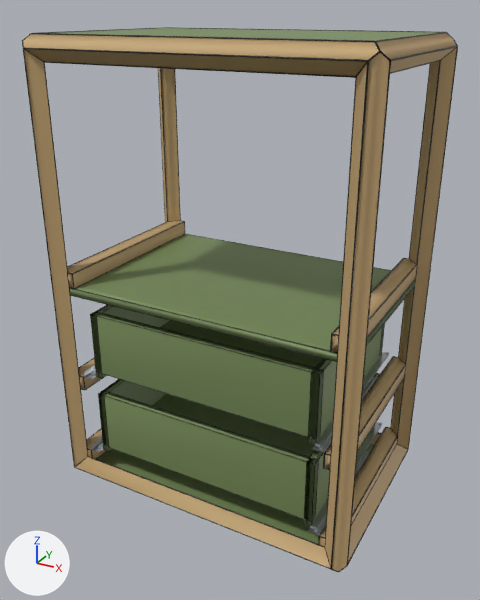
An edit to the glTF model public/catalogue/glb/005-commode.glb, drawn before and after from the same camera.
Camera for both pictures: a 50 mm camera at (0.87, -0.848, 0.899) aimed at (0.304, 0.182, 0.384). Lighting does not change. The marker at lower left points along +X, +Y and +Z. The older version comes first. Where no turn or scale is listed for an object, it has been applied to the vertices. Vertices at exactly the same position are counted once.

The scene before the commit, as lines of its bpy script (objects in view):
```python
ob_mesh_256 = bpy.data.objects.new('Mesh_256', me_mesh_256)
ob_mesh_256.location = (0.3, 0.011, 0.417)
ob_mesh_260 = bpy.data.objects.new('Mesh_260', me_mesh_260)
ob_mesh_260.location = (0.3, 0.389, 0.417)
ob_mesh_264 = bpy.data.objects.new('Mesh_264', me_mesh_264)
ob_mesh_264.location = (0.3, 0.011, 0.403)
ob_mesh_266 = bpy.data.objects.new('Mesh_266', me_mesh_266)
ob_mesh_266.location = (0.589, 0.2, 0.403)
ob_mesh_284 = bpy.data.objects.new('Mesh_284', me_mesh_284)
ob_mesh_284.location = (0.044, 0.2, 0.417)
ob_panneau_dessous = bpy.data.objects.new('panneau-dessous', me_mesh_228)
ob_panneau_dessous.location = (0.0, 0.0, 0.0)
ob_tablette_plate_mod_0 = bpy.data.objects.new('tablette-plate-mod-0', me_mesh_254)
ob_tablette_plate_mod_0.location = (0.0, 0.0, 0.0)
ob_tablette_traverse_left_mod_0 = bpy.data.objects.new('tablette-traverse-left-mod-0', me_mesh_279)
ob_tablette_traverse_left_mod_0.location = (0.0, 0.0, 0.0)
ob_tablette_traverse_right_mod_0 = bpy.data.objects.new('tablette-traverse-right-mod-0', me_mesh_298)
ob_tablette_traverse_right_mod_0.location = (0.0, 0.0, 0.0)
# also in view: 'drawer-tr-drawer-traverse-right-mod-2' at (0.573, 0.2, 0.213); 'drawer-box-joue_g-mod-1' at (0.072, 0.2, 0.12); 'drawer-box-fond-mod-2' at (0.3, 0.032, 0.301); 'drawer-rail-right-mod-1' at (0.546, 0.2, 0.057); 'arete-Z3' at (0.589, 0.389, 0.425)
```
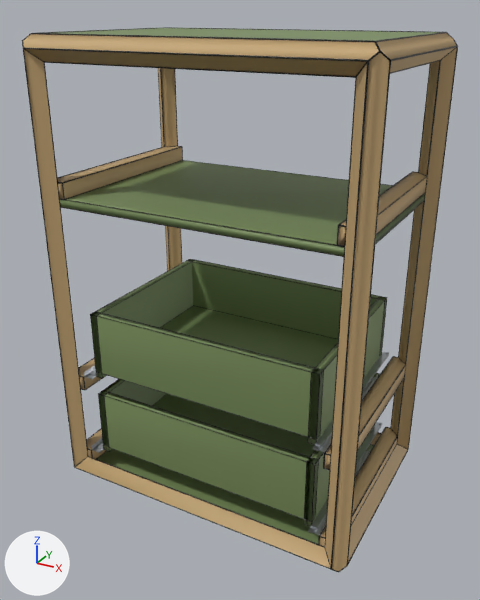
Pixel boxes (x1, y1, x2, y2) of what changed, in the pictures (480 x 600 px):
```json
{"object": "tablette-plate-mod-0", "change": "moved", "before": [70, 234, 415, 361], "after": [60, 161, 425, 256]}
{"object": "tablette-traverse-left-mod-0", "change": "moved", "before": [67, 221, 185, 288], "after": [58, 146, 182, 199]}
{"object": "tablette-traverse-right-mod-0", "change": "moved", "before": [332, 259, 417, 352], "after": [338, 172, 427, 246]}
{"object": "Mesh_264", "change": "moved", "before": [70, 295, 337, 362], "after": [61, 207, 344, 257]}
{"object": "Mesh_256", "change": "moved", "before": [74, 289, 330, 352], "after": [65, 199, 337, 246]}
{"object": "Mesh_290", "change": "moved", "before": [72, 221, 185, 274], "after": [62, 146, 182, 183]}
{"object": "Mesh_284", "change": "moved", "before": [74, 234, 184, 289], "after": [66, 160, 183, 199]}
{"object": "Mesh_287", "change": "moved", "before": [67, 222, 167, 267], "after": [57, 147, 163, 178]}
{"object": "Mesh_260", "change": "moved", "before": [188, 234, 391, 271], "after": [183, 160, 393, 186], "on screen": "mostly hidden"}
{"object": "Mesh_306", "change": "moved", "before": [369, 264, 418, 320], "after": [378, 176, 428, 215]}
{"object": "Mesh_300", "change": "moved", "before": [367, 279, 416, 338], "after": [376, 192, 426, 235]}
{"object": "Mesh_309", "change": "moved", "before": [331, 258, 404, 334], "after": [338, 172, 412, 225]}
{"object": "Mesh_266", "change": "moved", "before": [367, 286, 415, 345], "after": [375, 200, 425, 245]}
{"object": "Mesh_316", "change": "moved", "before": [330, 334, 333, 352], "after": [336, 226, 339, 245]}
{"object": "drawer-box-arriere-mod-2", "change": "unchanged, uncovered by the edit", "after": [187, 259, 386, 354]}
{"object": "drawer-box-dessous-mod-2", "change": "unchanged, uncovered by the edit", "before": [161, 321, 322, 367], "after": [161, 306, 338, 367]}
{"object": "drawer-box-joue_g-mod-2", "change": "unchanged, uncovered by the edit", "before": [91, 305, 170, 378], "after": [91, 259, 193, 378]}
```

Edits to the scene script, one JSON object a line:
```json
{"block": "me_mesh_254", "where": "# used by ob_tablette_plate_mod_0; location = (0.0, 0.0, 0.0)"}
{"op": "remove", "block": "me_mesh_254", "code": "me_mesh_254.from_pydata(...)  # 16 vertices, 28 faces; spans x 0.011..0.589, y 0.011..0.389, z 0.403..0.417"}
{"op": "add", "block": "me_mesh_254", "code": "me_mesh_254.from_pydata(...)  # 16 vertices, 28 faces; spans x 0.011..0.589, y 0.011..0.389, z 0.573..0.589"}
{"block": "me_mesh_254", "change": "me_mesh_254 part 1: the whole mesh is moved by (0.0, 0.0, 0.171)"}
{"block": "me_mesh_279", "where": "# used by ob_tablette_traverse_left_mod_0; location = (0.0, 0.0, 0.0)"}
{"op": "remove", "block": "me_mesh_279", "code": "me_mesh_279.from_pydata(...)  # 12 vertices, 20 faces; spans x 0.011..0.044, y 0.011..0.389, z 0.417..0.447"}
{"op": "add", "block": "me_mesh_279", "code": "me_mesh_279.from_pydata(...)  # 12 vertices, 20 faces; spans x 0.011..0.044, y 0.011..0.389, z 0.589..0.618"}
{"block": "me_mesh_279", "change": "me_mesh_279 part 2: the whole mesh is moved by (0.0, 0.0, 0.171)"}
{"block": "me_mesh_298", "where": "# used by ob_tablette_traverse_right_mod_0; location = (0.0, 0.0, 0.0)"}
{"op": "remove", "block": "me_mesh_298", "code": "me_mesh_298.from_pydata(...)  # 12 vertices, 20 faces; spans x 0.556..0.589, y 0.011..0.389, z 0.417..0.447"}
{"op": "add", "block": "me_mesh_298", "code": "me_mesh_298.from_pydata(...)  # 12 vertices, 20 faces; spans x 0.556..0.589, y 0.011..0.389, z 0.589..0.618"}
{"block": "me_mesh_298", "change": "me_mesh_298 part 3: the whole mesh is moved by (0.0, 0.0, 0.171)"}
{"op": "set", "path": "ob_mesh_256.location", "old": "(0.3, 0.011, 0.417)", "new": "(0.3, 0.011, 0.589)"}
{"op": "set", "path": "ob_mesh_260.location", "old": "(0.3, 0.389, 0.417)", "new": "(0.3, 0.389, 0.589)"}
{"op": "set", "path": "ob_mesh_264.location", "old": "(0.3, 0.011, 0.403)", "new": "(0.3, 0.011, 0.573)"}
{"op": "set", "path": "ob_mesh_266.location", "old": "(0.589, 0.2, 0.403)", "new": "(0.589, 0.2, 0.573)"}
{"op": "set", "path": "ob_mesh_284.location", "old": "(0.044, 0.2, 0.417)", "new": "(0.044, 0.2, 0.589)"}
{"op": "set", "path": "ob_mesh_287.location", "old": "(0.011, 0.2, 0.447)", "new": "(0.011, 0.2, 0.618)"}
{"op": "set", "path": "ob_mesh_290.location", "old": "(0.044, 0.2, 0.447)", "new": "(0.044, 0.2, 0.618)"}
{"op": "set", "path": "ob_mesh_300.location", "old": "(0.589, 0.2, 0.417)", "new": "(0.589, 0.2, 0.589)"}
{"op": "set", "path": "ob_mesh_306.location", "old": "(0.589, 0.2, 0.447)", "new": "(0.589, 0.2, 0.618)"}
{"op": "set", "path": "ob_mesh_309.location", "old": "(0.556, 0.2, 0.447)", "new": "(0.556, 0.2, 0.618)"}
{"op": "set", "path": "ob_mesh_316.location", "old": "(0.556, 0.011, 0.433)", "new": "(0.556, 0.011, 0.604)"}
```
